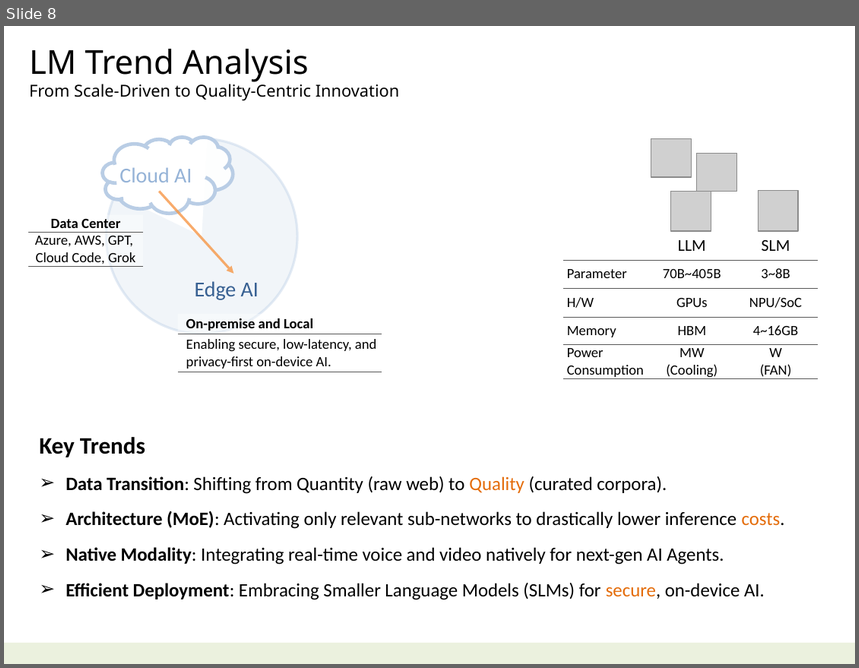
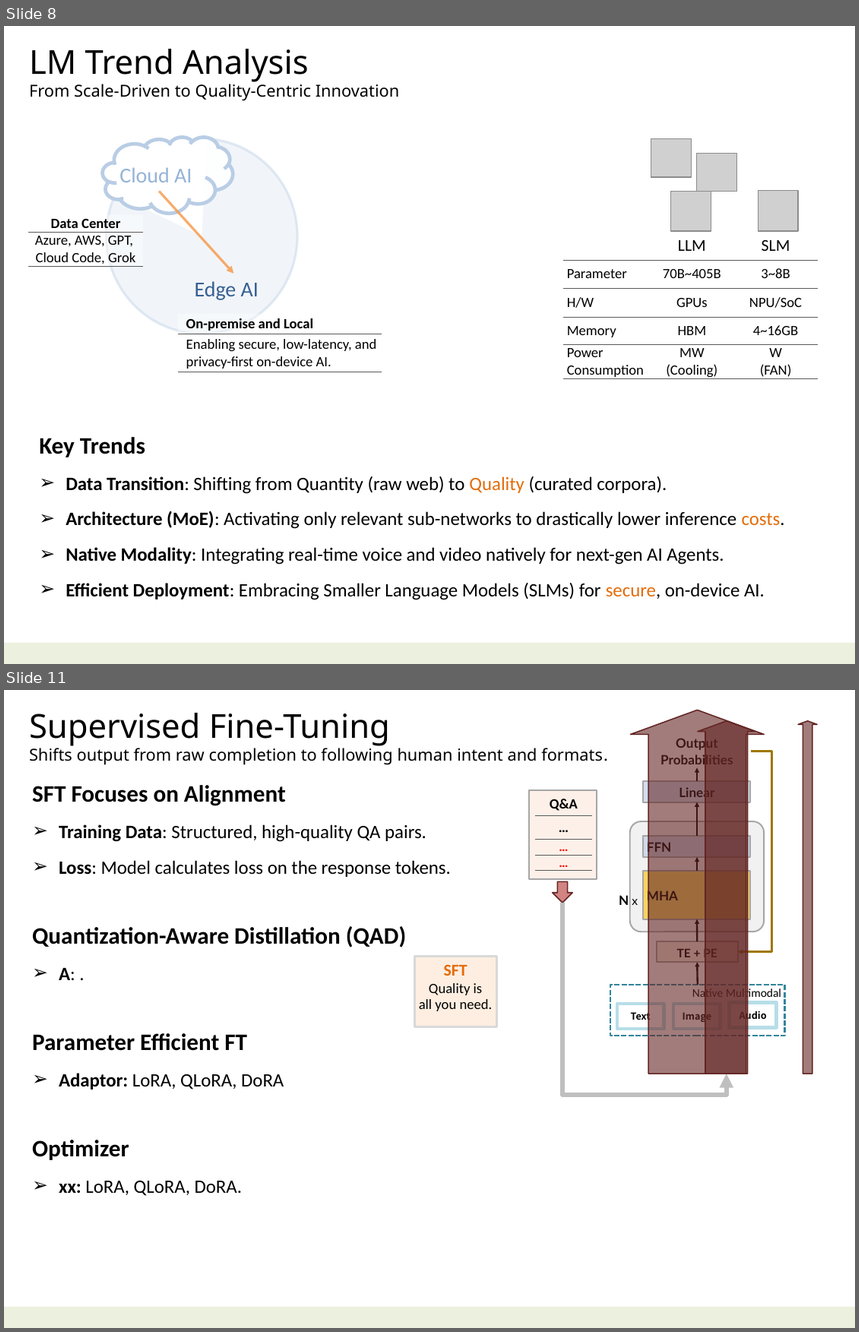
Before and after one commit to navibator/crazy-ai, a slide deck: ai-gemma.pptx. Shown one above the other, each under a label of ours: slide 8 before the commit, slides 8 and 11 after it; the slides between them are not shown. The pictures are 859x668 and 859x1332 pixels, drawn with LibreOffice and Linux fonts; fonts in the diff are those of the drawing; grey boxes stand for pictures. Boxes give left, top, right and bottom in pixels: in the first picture for what was removed or moved away, otherwise in the second. Text is boxed around its words. In the diff, an @@ line names an element or a change of style, - is before the commit and + after.

```diff
--- a/ai-gemma.pptx
+++ b/ai-gemma.pptx
@@ slide 11 added at bbox=[4, 690, 855, 1328], background #FFFFFF; not listed: 1 template element that a slide beside it also shows @@
@@ down arrow added at bbox=[630, 710, 764, 1073], fill #632523 at 60% opacity, outline #632523 1 pt @@
@@ text added at bbox=[29, 713, 608, 765], 14 pt, text #000000 @@
+Supervised Fine-Tuning
+Shifts output from raw completion to following human intent and formats.
@@ down arrow added at bbox=[698, 720, 756, 1074], fill #632523 at 60% opacity, outline #632523 1 pt @@
@@ down arrow added at bbox=[798, 720, 817, 1074], fill #632523 at 60% opacity, outline #632523 1 pt @@
@@ text added at bbox=[661, 737, 733, 768], 11 pt, text #000000, bold @@
+Output
+Probabilities
@@ elbow arrow added from (750, 752) to (737, 952), #9E7800 1.5 pt @@
@@ arrow added from (697, 781) to (697, 768), #000000 1.5 pt @@
@@ text added at bbox=[32, 785, 451, 1196], 16 pt, text #000000, bold @@
+SFT Focuses on Alignment
+➢ Training Data: Structured, high-quality QA pairs.
+➢ Loss: Model calculates loss on the response tokens.
+Quantization-Aware Distillation (QAD)
+➢ A: .
+Parameter Efficient FT
+➢ Adaptor: LoRA, QLoRA, DoRA
+Optimizer
+➢ xx: LoRA, QLoRA, DoRA.
@@ rectangle added at bbox=[529, 790, 598, 880], fill #FDE7DA at 60% opacity, outline #A6A6A6 1.25 pt @@
@@ table added at bbox=[535, 792, 592, 870], 4 rows, 1 columns @@
+Q&A
+…
+…
+…
@@ rectangle added at bbox=[643, 781, 750, 802], fill #B7C9E7 at 60% opacity, outline #A6A6A6 1.25 pt, 11 pt, text #000000, bold @@
+Linear
@@ arrow added from (697, 837) to (697, 802), #000000 1.5 pt @@
@@ rounded rectangle added at bbox=[630, 822, 764, 932], fill #DDDDDD at 40% opacity, outline #A6A6A6 1.25 pt @@
@@ rectangle added at bbox=[643, 837, 750, 858], fill #B7C9E7 at 60% opacity, outline #A6A6A6 1.25 pt, 11 pt, text #000000, bold @@
+FFN
@@ rectangle added at bbox=[643, 870, 750, 919], fill #FEC203 at 60% opacity, outline #A6A6A6 1.25 pt, 11 pt, text #000000, bold @@
+MHA
@@ arrow added from (697, 870) to (697, 857), #000000 1.5 pt @@
@@ down arrow added at bbox=[552, 882, 572, 903], fill #C0504D at 70% opacity, outline #632523 1 pt @@
@@ elbow arrow added from (563, 903) to (727, 1074), #BFBFBF 4 pt @@
@@ text added at bbox=[619, 895, 638, 905], 11 pt, text #000000, bold @@
+N x
@@ arrow added from (697, 942) to (697, 919), #000000 1.5 pt @@
@@ rectangle added at bbox=[414, 957, 496, 1027], fill #FDEADA at 80% opacity, outline #D9D9D9 2 pt, 12 pt, text #000000 @@
+SFT
+Quality is
+all you need.
@@ rectangle added at bbox=[657, 942, 737, 962], fill #FDE7DA at 60% opacity, outline #A6A6A6 1.25 pt, 10 pt, text #000000, bold @@
+TE + PE
@@ arrow added from (698, 985) to (697, 962), #000000 1.5 pt @@
@@ group added at bbox=[611, 985, 785, 1036]: 4 rectangles @@
+Native Multimodal
+Text
+Image
+Audio
```
Also in this commit, not shown: 3 slides changed, 2 other slides added, 1 other file.
